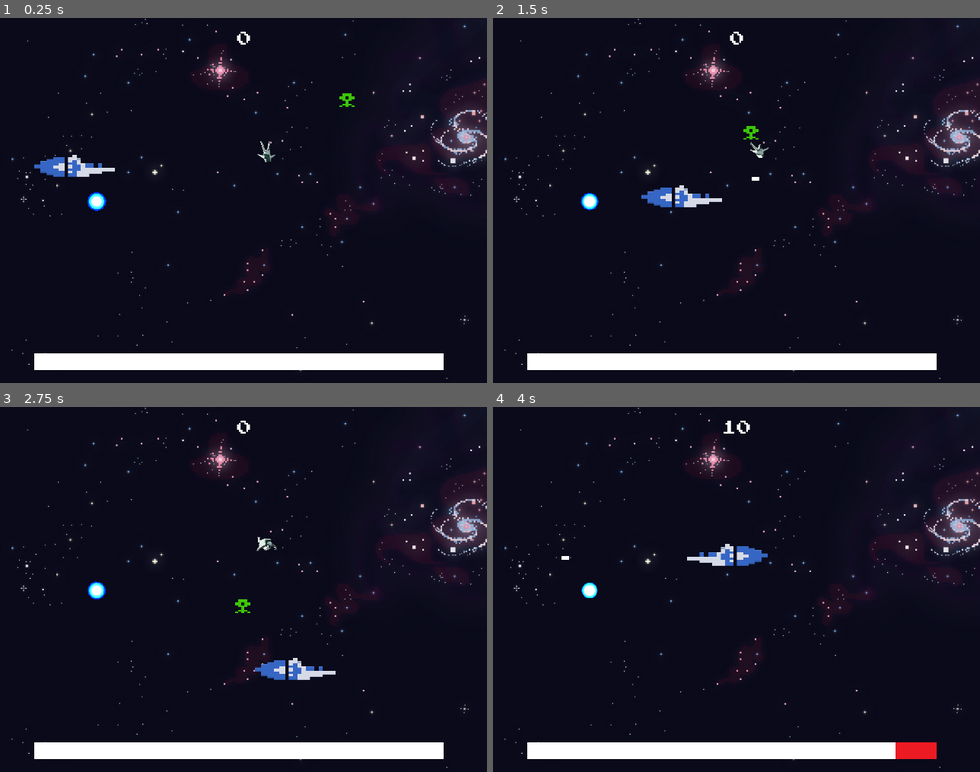
Above: before the commit, frames 1-4 (two rows, left to right).
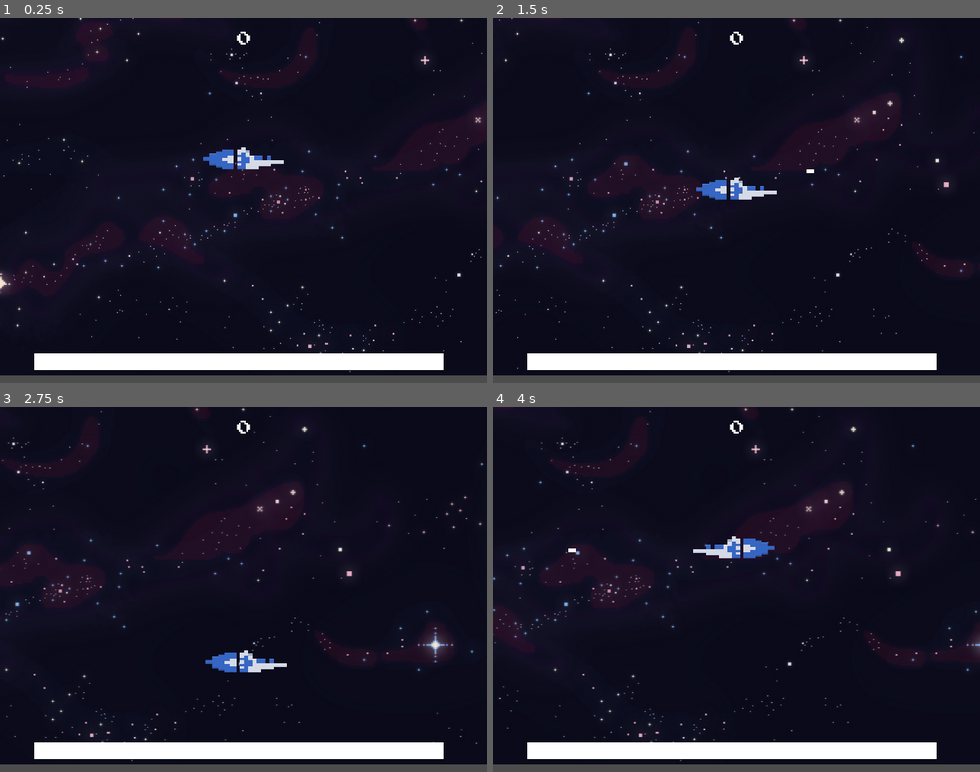
Above: after the commit, the same moments.

Repository: LeonardoBrendo/JogoNave
Game: Godot game, scene res://Main.tscn
Two runs of this game, one before a commit and one after it. Both use one fixed random seed, a clock stepped at 60 frames per second and the inputs below.
Inputs:
- Up to frame 1 (0.25 s): no input
- Up to frame 2 (1.5 s): hold Right (ui_right) 0.53-1.28 s; tap Space (atira) at 0.6, 1.35 s; hold Down (ui_down) from 1.28 s (still down)
- Up to frame 3 (2.75 s): release Down (ui_down) at 2.03 s; hold Right (ui_right) from 2.03 s (still down); tap Space (atira) at 2.1 s
- Up to frame 4 (4 s): release Right (ui_right) at 2.78 s; hold Up (ui_up) 2.78-3.53 s; tap Space (atira) at 2.85, 3.6 s; hold Left (ui_left) from 3.53 s (still down)

The runs differ from the first frame. In frame 1, 8.8% of the frame differs, in the area x 0-100%, y 0-100%; in frame 2, 8.1%; in frame 3, 9.1%; in frame 4, 9.4%.

Commit message:
camera

Diff:
--- /dev/null
+++ b/rescue/Main.gd
@@ -0,0 +1,10 @@
+extends Node2D
+
+
+func _ready():
+	$Player.position.x = 2000
+
+
+func _physics_process(delta):
+	$Camera2D.position.x = $Player.position.x
+	$Camera2D.position.y = 250
--- a/rescue/Main.tscn
+++ b/rescue/Main.tscn
@@ -6,8 +6,10 @@
 [ext_resource path="res://Astronauta.tscn" type="PackedScene" id=4]
 [ext_resource path="res://Combustível.tscn" type="PackedScene" id=5]
 [ext_resource path="res://HUD.tscn" type="PackedScene" id=6]
+[ext_resource path="res://Main.gd" type="Script" id=7]
 
 [node name="Main" type="Node2D"]
+script = ExtResource( 7 )
 
 [node name="Player" parent="." instance=ExtResource( 1 )]
 position = Vector2( 97.8834, 194.624 )
@@ -28,3 +30,6 @@
 position = Vector2( 127.132, 241.435 )
 
 [node name="HUD" parent="." instance=ExtResource( 6 )]
+
+[node name="Camera2D" type="Camera2D" parent="."]
+current = true
--- a/rescue/Player.gd
+++ b/rescue/Player.gd
@@ -10,9 +10,11 @@
 signal morreu
 
 onready var ui = get_node("/root/Main/HUD")
+onready var alvo = get_node("/root/Main/Player")
 
 func _ready():
 	$AnimatedSprite.play()
+	alvo.position.x = 2000
 
 func _physics_process(delta):
 	vel.x = 0
@@ -22,10 +24,10 @@
 		vel.y -= speed
 	if Input.is_action_pressed("ui_down"):
 		vel.y += speed
-	if Input.is_action_pressed("ui_right"):
+	if Input.is_action_pressed("ui_right") and alvo.position.x < 3674:
 		vel.x += speed
 		lado = 1
-	if Input.is_action_pressed("ui_left"):
+	if Input.is_action_pressed("ui_left") and alvo.position.x > 365:
 		vel.x -= speed
 		lado = -1
 
Not shown: 1 places in rescue/Main.tscn that only renumber resources
